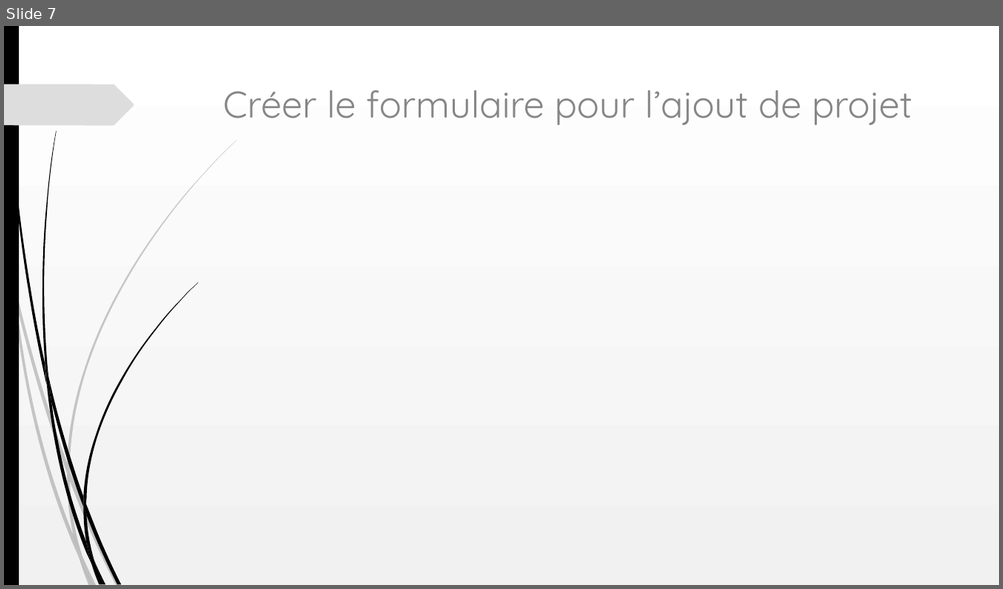
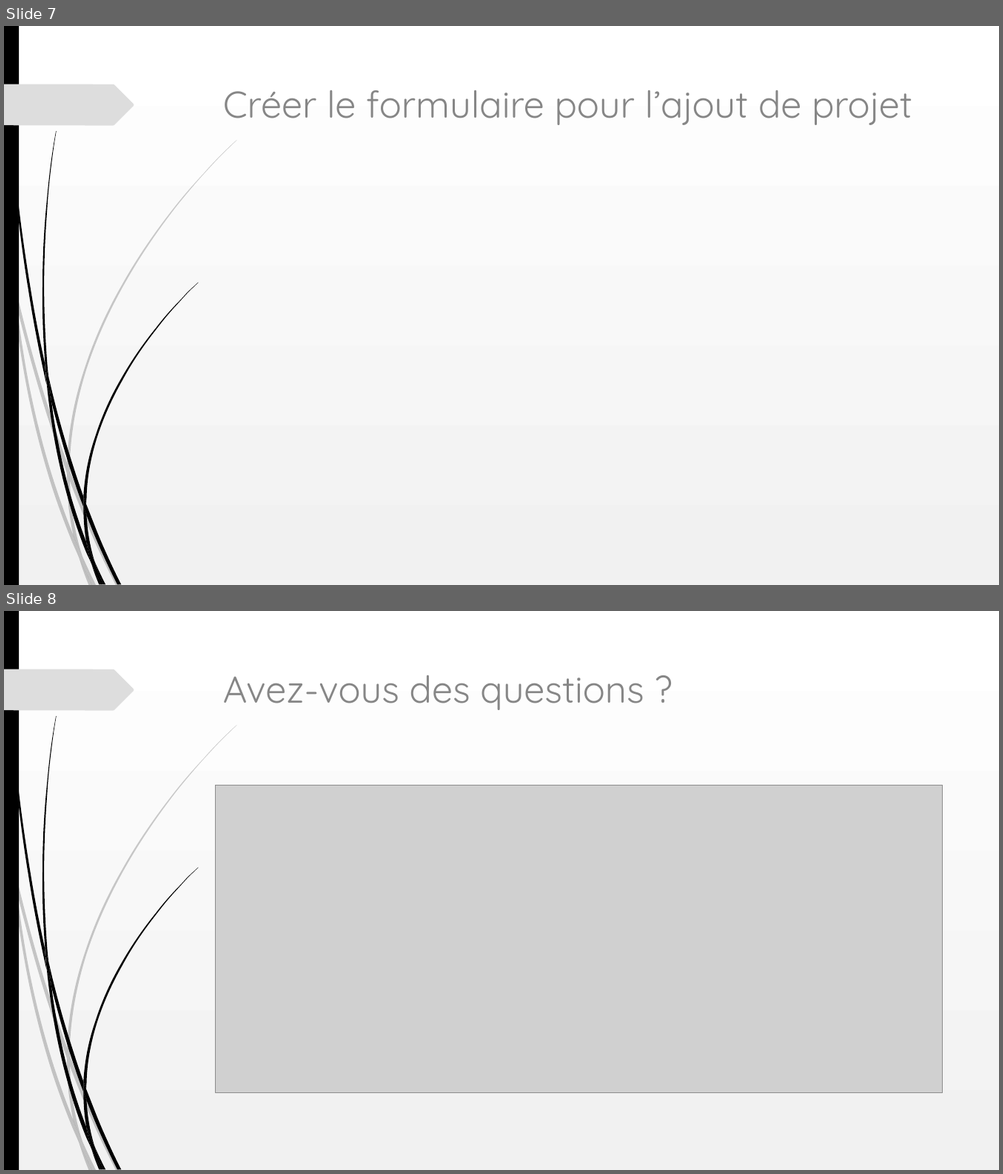
Before and after one commit to Oleome/Portfolio-architecte-sophie-bluel, a slide deck: Projet 3.ppt. Shown one above the other, each under a label of ours: slide 7 before the commit, slides 7 and 8 after it. The pictures are 1003x589 and 1003x1174 pixels, drawn with LibreOffice and Linux fonts; fonts in the diff are those of the drawing; grey boxes stand for pictures. Boxes give left, top, right and bottom in pixels: in the first picture for what was removed or moved away, otherwise in the second. Text is boxed around its words. In the diff, an @@ line names an element or a change of style, - is before the commit and + after.

```diff
--- a/Projet 3.ppt
+++ b/Projet 3.ppt
@@ slide 8 added at box(4, 611, 999, 1170), background gradient #FFFFFF to #F1F1F1; not listed: 24 template elements that a slide beside it also shows @@
@@ title added at box(223, 675, 643, 710), 36 pt, text #868686 @@
+Avez-vous des questions ?
@@ picture added at box(215, 785, 942, 1093) @@
```
Also in this commit, not shown: 1 slide changed.
